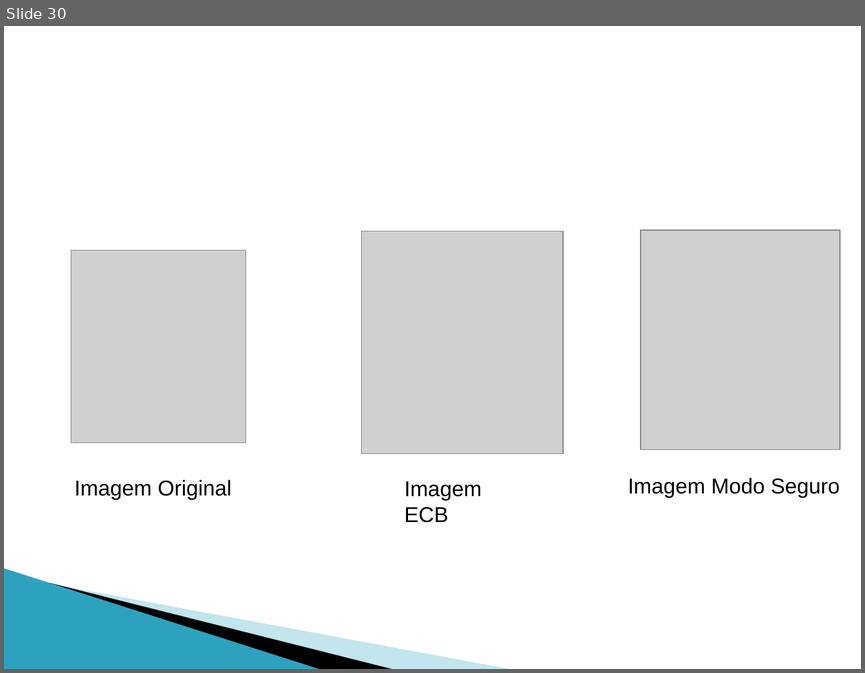
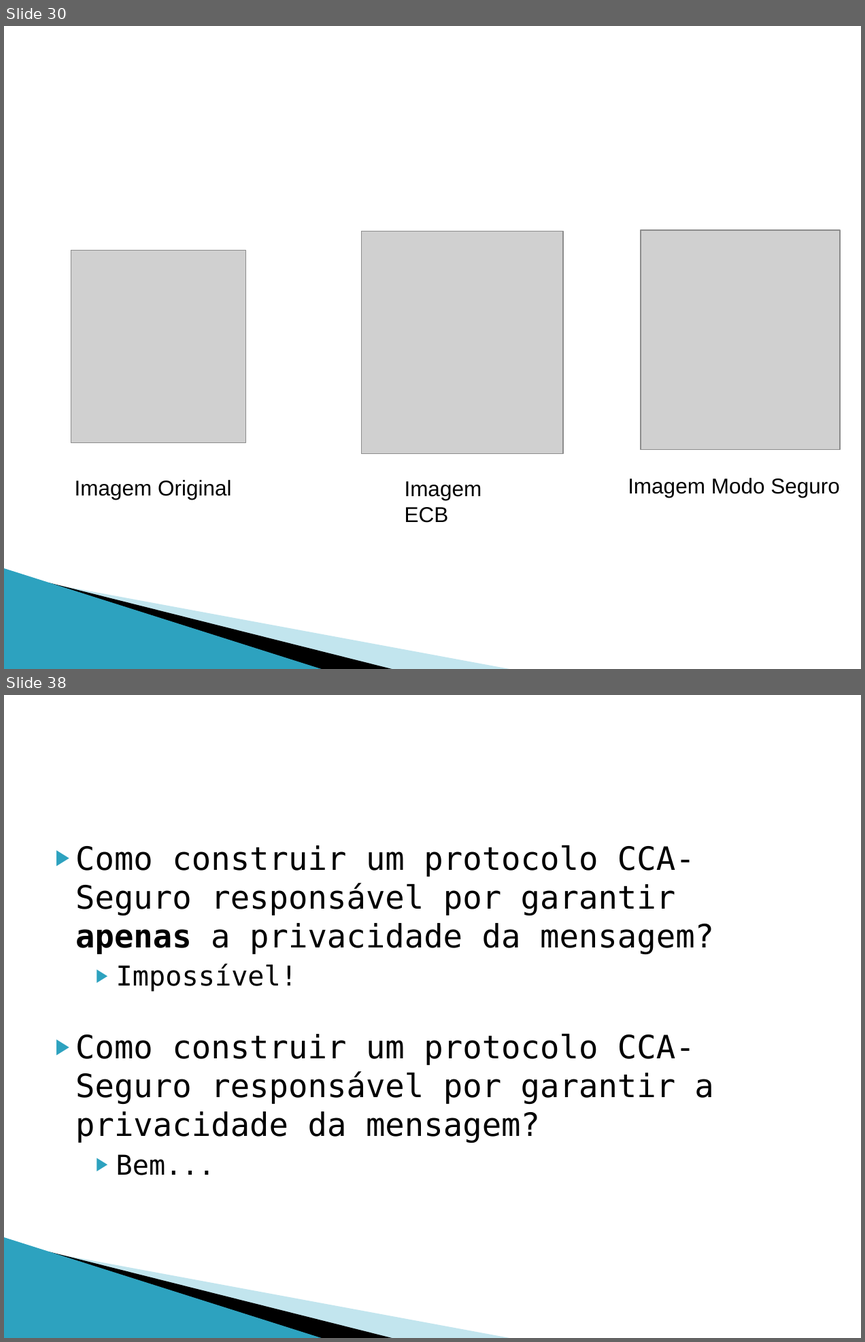
Before and after one commit to otaviocals/presentations, a slide deck: classic_cript/criptografia_simetrica.odp. Shown one above the other, each under a label of ours: slide 30 before the commit, slides 30 and 38 after it; the slides between them are not shown. The pictures are 865x673 and 865x1342 pixels, drawn with LibreOffice and Linux fonts; fonts in the diff are those of the drawing; grey boxes stand for pictures. Boxes give left, top, right and bottom in pixels: in the first picture for what was removed or moved away, otherwise in the second. Text is boxed around its words. In the diff, an @@ line names an element or a change of style, - is before the commit and + after.

```diff
--- a/classic_cript/criptografia_simetrica.odp
+++ b/classic_cript/criptografia_simetrica.odp
@@ slide 38 added at [4,695,861,1338], background #FFFFFF; not listed: 4 template elements that a slide beside it also shows @@
@@ text added at [75,845,714,1175], 27 pt, text #000000 @@
+▶ Como construir um protocolo CCA-Seguro responsável por garantir apenas a privacidade da mensagem?
+    ▶ Impossível!
+▶ Como construir um protocolo CCA-Seguro responsável por garantir a privacidade da mensagem?
+    ▶ Bem...
```
Also in this commit, not shown: 25 slides changed, 17 other slides added, 4 other files.
